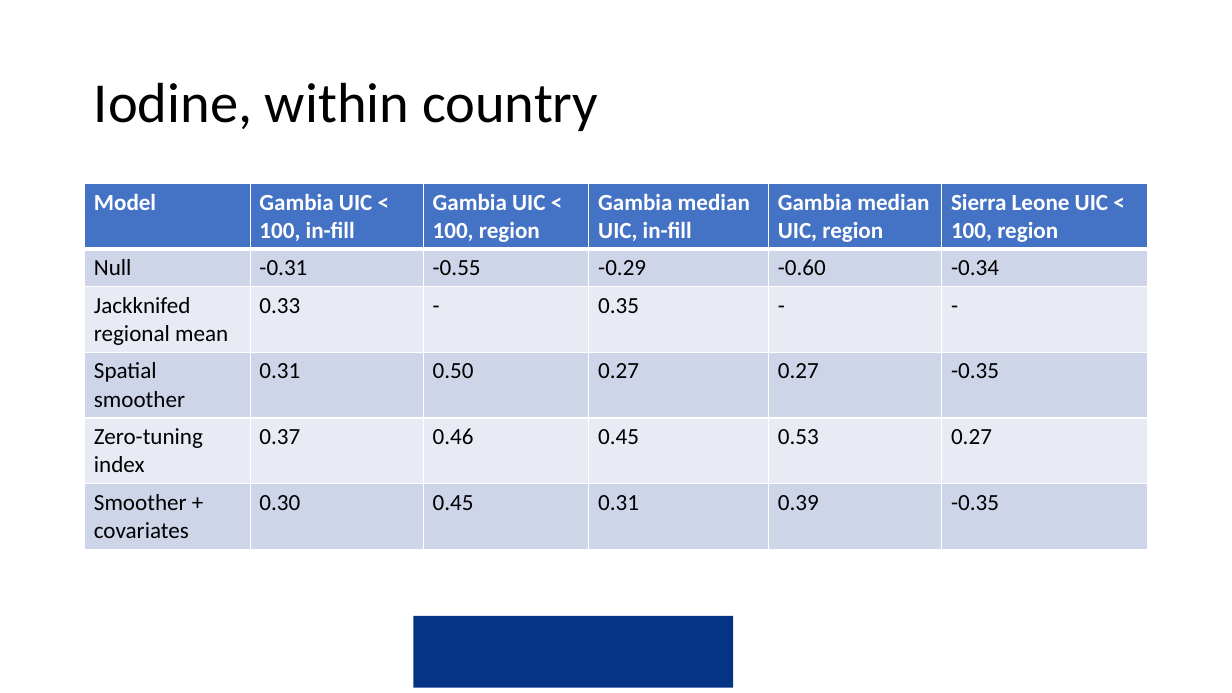
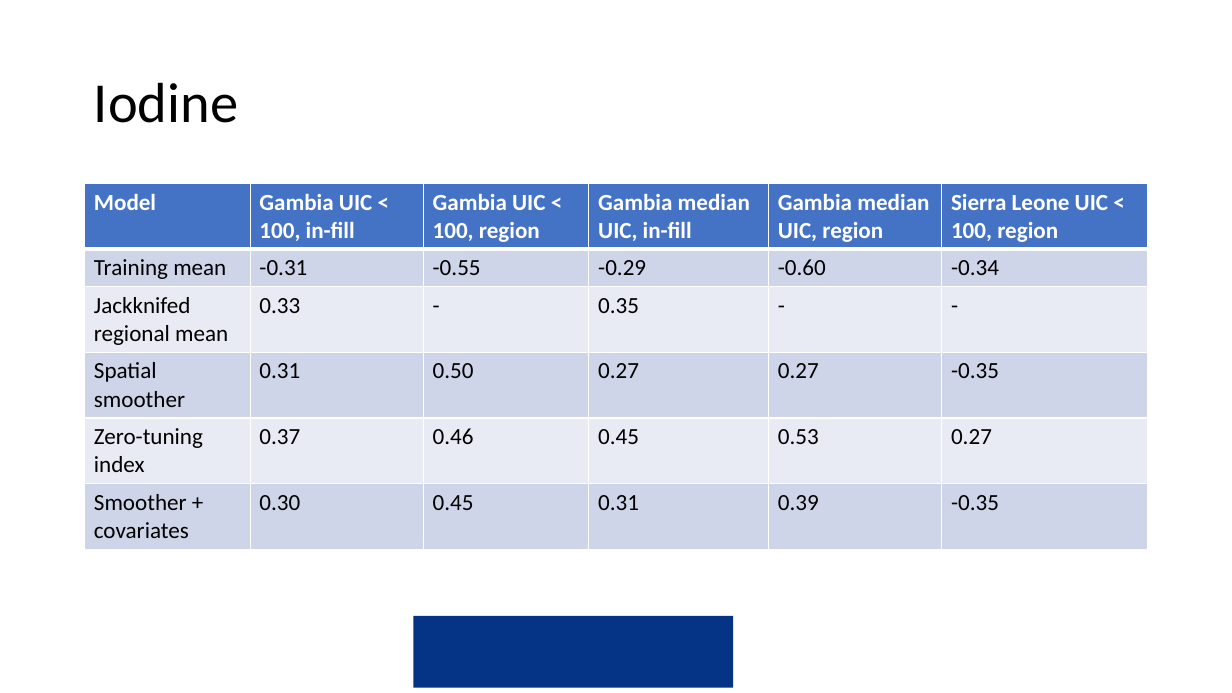
Before and after one commit to amertens/mn-prediction, a slide deck: slide 42 of docs/slides/MN-proxy-Ghana-presentation-2026-09.pptx (slide 36 before the commit). Drawn at 1232x693 pixels with LibreOffice and Linux fonts; fonts in the diff are those of the drawing; background and template pictures are left out. Boxes give left, top, right and bottom in pixels: in the first picture for what was removed or moved away, otherwise in the second. Text is boxed around its words. In the diff, an @@ line names an element or a change of style, - is before the commit and + after.

```diff
--- a/docs/slides/MN-proxy-Ghana-presentation-2026-09.pptx
+++ b/docs/slides/MN-proxy-Ghana-presentation-2026-09.pptx
@@ title at box(94, 82, 238, 123): text changed @@
-Iodine, within country
+Iodine
@@ table at box(85, 184, 1148, 623) @@
-row 2, column 1: Null
+row 2, column 1: Training mean
```
Also in this commit, not shown: 19 other slides changed, 30 slides added, 20 slides removed, 7 other files.
